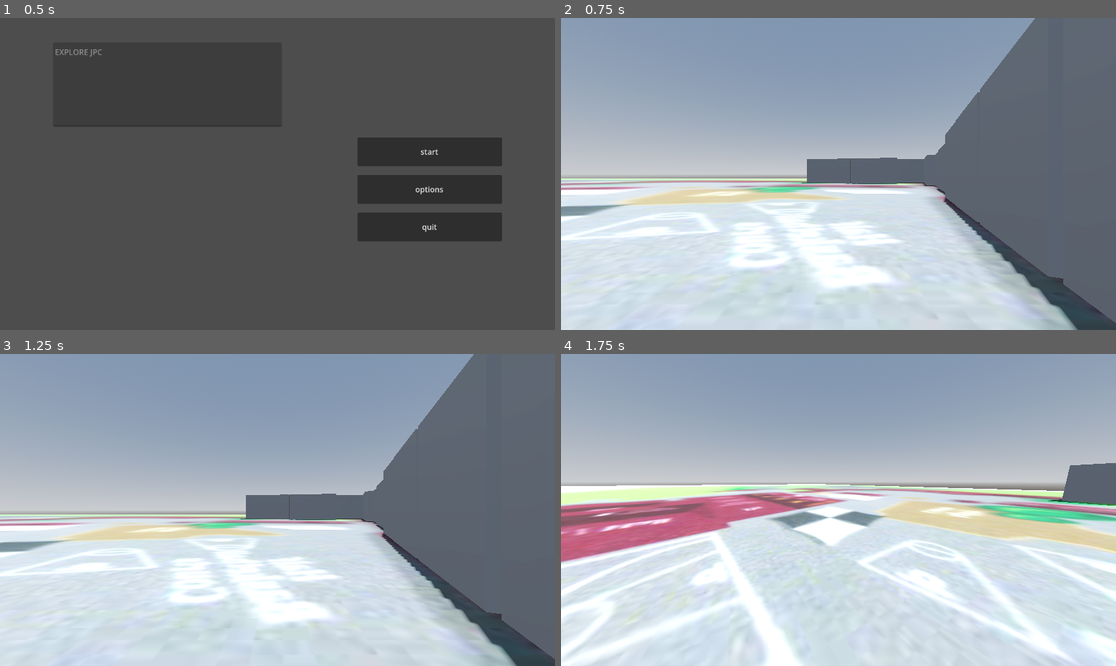
Above: before the commit, frames 1-4 (two rows, left to right).
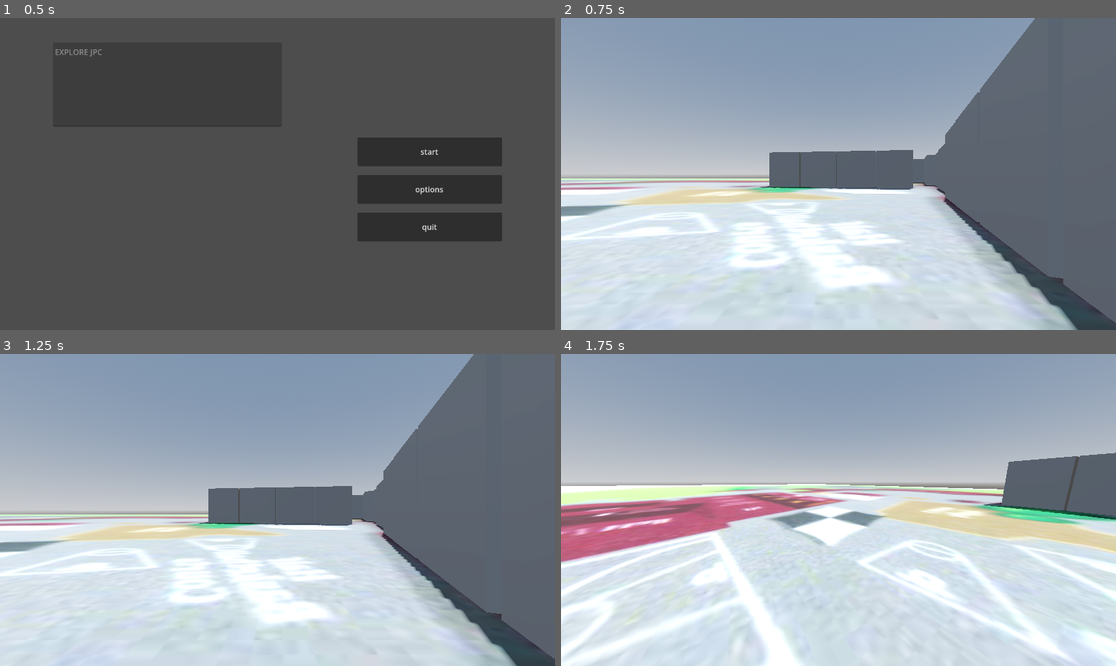
Above: after the commit, the same moments.

Repository: All-an-Huang/EXPLOREJPC
Game: Godot game, scene res://scenes/main_menu.tscn
Same seed, same stepped clock (60 frames per second), same inputs: the game is played once before the commit and once after it.
Inputs (mouse positions are in pixels of both pictures, inside the frame that each line leads up to):
- Up to frame 1 (0.5 s): no input
- Up to frame 2 (0.75 s): click "start" at 0.5 s
- Up to frame 3 (1.25 s): no input
- Up to frame 4 (1.75 s): move the mouse to (866, 510) at 1.27 s; hold W (forward) from 1.28 s (still down); hold Shift (sprint) from 1.28 s (still down); tap Space (jump) at 1.52 s

Frame 1 is identical in both runs. In frame 2, 1.6% of the frame differs, in the area x 35-64%, y 42-56%; in frame 3, 1.6%; in frame 4, 2.6%, in the area x 76-100%, y 31-54%.

Commit message:
(Forgot C16-C19)

Diff:
--- a/explorejpcgame/scenes/main_game.tscn
+++ b/explorejpcgame/scenes/main_game.tscn
@@ -55,100 +55,120 @@
 
 [node name="Camera3D" type="Camera3D" parent="CharacterBody3D/head" unique_id=1763640739]
 
-[node name="CSG boxes" type="Node3D" parent="." unique_id=1885011654]
+[node name="CBLOCK" type="Node3D" parent="." unique_id=1885011654]
 
-[node name="C1" type="CSGBox3D" parent="CSG boxes" unique_id=1604538608]
+[node name="C1" type="CSGBox3D" parent="CBLOCK" unique_id=1604538608]
 transform = Transform3D(-0.9773236, 0, 0.21175134, 0, 1, 0, -0.21175134, 0, -0.9773236, 44.33618, 2, -68.74567)
 use_collision = true
 size = Vector3(7.3615646, 4, 5.9050903)
 
-[node name="C2" type="CSGBox3D" parent="CSG boxes" unique_id=1017832575]
+[node name="C2" type="CSGBox3D" parent="CBLOCK" unique_id=1017832575]
 transform = Transform3D(-0.9773236, 0, 0.21175134, 0, 1, 0, -0.21175134, 0, -0.9773236, 51.54534, 2, -67.1837)
 use_collision = true
 size = Vector3(7.20172, 4, 5.9050903)
 
-[node name="C3" type="CSGBox3D" parent="CSG boxes" unique_id=1309309835]
+[node name="C3" type="CSGBox3D" parent="CBLOCK" unique_id=1309309835]
 transform = Transform3D(-0.9773236, 0, 0.21175134, 0, 1, 0, -0.21175134, 0, -0.9773236, 58.25834, 2, -67.422844)
 use_collision = true
 size = Vector3(5.6959515, 4, 2.5946808)
 
-[node name="C4" type="CSGBox3D" parent="CSG boxes" unique_id=295504438]
+[node name="C4" type="CSGBox3D" parent="CBLOCK" unique_id=295504438]
 transform = Transform3D(-0.9773236, 0, 0.21175134, 0, 1, 0, -0.21175134, 0, -0.9773236, 63.70385, 2, -65.51972)
 use_collision = true
 size = Vector3(5.5415745, 4, 4.0084114)
 
-[node name="C5" type="CSGBox3D" parent="CSG boxes" unique_id=1548487406]
+[node name="C5" type="CSGBox3D" parent="CBLOCK" unique_id=1548487406]
 transform = Transform3D(-0.935265, 0, 0.35394835, 0, 1, 0, -0.35394835, 0, -0.935265, 61.994774, 2, -62.676777)
 use_collision = true
 size = Vector3(6.8488336, 4, 3.5904818)
 
-[node name="C6" type="CSGBox3D" parent="CSG boxes" unique_id=640316479]
+[node name="C6" type="CSGBox3D" parent="CBLOCK" unique_id=640316479]
 transform = Transform3D(-0.935265, 0, 0.35394835, 0, 1, 0, -0.35394835, 0, -0.935265, 60.82909, 2, -59.5966)
 use_collision = true
 size = Vector3(6.8488336, 4, 2.8097298)
 
-[node name="language faculity" type="CSGBox3D" parent="CSG boxes" unique_id=164131267]
+[node name="language faculity" type="CSGBox3D" parent="CBLOCK" unique_id=164131267]
 transform = Transform3D(-0.935265, 0, 0.35394835, 0, 1, 0, -0.35394835, 0, -0.935265, 61.17765, 2, -54.981037)
 use_collision = true
 size = Vector3(2.929499, 4, 5.3482766)
 
-[node name="C f toilet" type="CSGBox3D" parent="CSG boxes" unique_id=1674354586]
+[node name="C f toilet" type="CSGBox3D" parent="CBLOCK" unique_id=1674354586]
 transform = Transform3D(-0.935265, 0, 0.35394835, 0, 1, 0, -0.35394835, 0, -0.935265, 58.673637, 2, -56.95864)
 use_collision = true
 size = Vector3(2.7443612, 4, 3.421697)
 
-[node name="C7" type="CSGBox3D" parent="CSG boxes" unique_id=889372325]
+[node name="C7" type="CSGBox3D" parent="CBLOCK" unique_id=889372325]
 transform = Transform3D(-0.935265, 0, 0.35394835, 0, 1, 0, -0.35394835, 0, -0.935265, 58.317905, 2, -51.81509)
 use_collision = true
 size = Vector3(6.0375757, 4, 2.4246006)
 
-[node name="C8" type="CSGBox3D" parent="CSG boxes" unique_id=104224270]
+[node name="C8" type="CSGBox3D" parent="CBLOCK" unique_id=104224270]
 transform = Transform3D(-0.935265, 0, 0.35394835, 0, 1, 0, -0.35394835, 0, -0.935265, 57.265232, 2, -49.03353)
 use_collision = true
 size = Vector3(6.0375757, 4, 3.3623757)
 
-[node name="C9" type="CSGBox3D" parent="CSG boxes" unique_id=737495768]
+[node name="C9" type="CSGBox3D" parent="CBLOCK" unique_id=737495768]
 transform = Transform3D(-0.935265, 0, 0.35394835, 0, 1, 0, -0.35394835, 0, -0.935265, 56.10082, 2, -45.95671)
 use_collision = true
 size = Vector3(6.0375757, 4, 2.9126065)
 
-[node name="C10" type="CSGBox3D" parent="CSG boxes" unique_id=1781313214]
+[node name="C10" type="CSGBox3D" parent="CBLOCK" unique_id=1781313214]
 transform = Transform3D(-0.935265, 0, 0.35394835, 0, 1, 0, -0.35394835, 0, -0.935265, 54.685043, 2, -42.902374)
 use_collision = true
 size = Vector3(6.5236707, 4, 3.512087)
 
-[node name="C11" type="CSGBox3D" parent="CSG boxes" unique_id=794415601]
+[node name="C11" type="CSGBox3D" parent="CBLOCK" unique_id=794415601]
 transform = Transform3D(-0.935265, 0, 0.35394835, 0, 1, 0, -0.35394835, 0, -0.935265, 53.384228, 2, -39.498245)
 use_collision = true
 size = Vector3(6.547108, 4, 3.5021822)
 
-[node name="C12" type="CSGBox3D" parent="CSG boxes" unique_id=741422339]
+[node name="C12" type="CSGBox3D" parent="CBLOCK" unique_id=741422339]
 transform = Transform3D(-0.935265, 0, 0.35394835, 0, 1, 0, -0.35394835, 0, -0.935265, 52.118847, 2, -36.14515)
 use_collision = true
 size = Vector3(6.5403943, 4, 3.2617474)
 
-[node name="C13" type="CSGBox3D" parent="CSG boxes" unique_id=288731554]
+[node name="C13" type="CSGBox3D" parent="CBLOCK" unique_id=288731554]
 transform = Transform3D(-0.935265, 0, 0.35394835, 0, 1, 0, -0.35394835, 0, -0.935265, 51.01175, 2, -33.128727)
 use_collision = true
 size = Vector3(6.475941, 4, 2.7917552)
 
-[node name="C m toilet" type="CSGPolygon3D" parent="CSG boxes" unique_id=2005395347]
+[node name="C m toilet" type="CSGPolygon3D" parent="CBLOCK" unique_id=2005395347]
 transform = Transform3D(0.9996637, 0.025932685, 7.728542e-10, 0, 2.9802322e-08, -1, -0.025932685, 0.9996637, 2.97923e-08, 50.17987, 0, -29)
 use_collision = true
 polygon = PackedVector2Array(-2.5705376, -3.7477913, -1.5852127, -0.19070816, 3.337822, -1.4442692)
 depth = 4.0
 
-[node name="C14" type="CSGBox3D" parent="CSG boxes" unique_id=218319370]
+[node name="C14" type="CSGBox3D" parent="CBLOCK" unique_id=218319370]
 transform = Transform3D(-0.9500429, 0, -0.31211928, 0, 1, 0, 0.31211928, 0, -0.9500429, 51.59284, 2, -28.463406)
 use_collision = true
 size = Vector3(5.4606824, 4, 2.4691317)
 
-[node name="maths faculty" type="CSGBox3D" parent="CSG boxes" unique_id=1712492491]
+[node name="maths faculty" type="CSGBox3D" parent="CBLOCK" unique_id=1712492491]
 transform = Transform3D(-0.9500429, 0, -0.31211928, 0, 1, 0, 0.31211928, 0, -0.9500429, 52.138493, 2, -25.873138)
 use_collision = true
 size = Vector3(6.0408297, 4, 2.2522926)
 
-[node name="C15" type="CSGBox3D" parent="CSG boxes" unique_id=2045064411]
+[node name="C15" type="CSGBox3D" parent="CBLOCK" unique_id=2045064411]
 transform = Transform3D(-0.9500429, 0, -0.31211928, 0, 1, 0, 0.31211928, 0, -0.9500429, 47.582382, 2, -25.769104)
 use_collision = true
 size = Vector3(2.3199754, 4, 5.0850563)
+
+[node name="C16" type="CSGBox3D" parent="CBLOCK" unique_id=1012030463]
+transform = Transform3D(-0.98778653, 0, 0.15581399, 0, 1, 0, -0.15581399, 0, -0.98778653, 51.691425, 2, -56.18151)
+use_collision = true
+size = Vector3(3.7428777, 4, 4.5963984)
+
+[node name="C17" type="CSGBox3D" parent="CBLOCK" unique_id=300560833]
+transform = Transform3D(-0.98778653, 0, 0.15581399, 0, 1, 0, -0.15581399, 0, -0.98778653, 47.69994, 2, -56.81113)
+use_collision = true
+size = Vector3(4.1700335, 4, 4.5963984)
+
+[node name="C18" type="CSGBox3D" parent="CBLOCK" unique_id=802244997]
+transform = Transform3D(-0.98778653, 0, 0.15581399, 0, 1, 0, -0.15581399, 0, -0.98778653, 43.556576, 2, -57.464706)
+use_collision = true
+size = Vector3(4.0758944, 4, 4.5963984)
+
+[node name="C19" type="CSGBox3D" parent="CBLOCK" unique_id=898755699]
+transform = Transform3D(-0.98778653, 0, 0.15581399, 0, 1, 0, -0.15581399, 0, -0.98778653, 39.63343, 2, -58.083546)
+use_collision = true
+size = Vector3(3.5986855, 4, 4.5963984)
